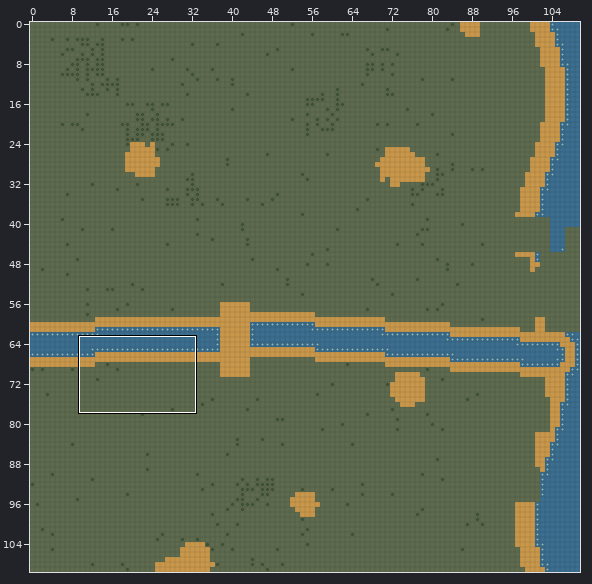
Two versions of a level (Tiled map (JSON), tools/tiled/fases/fase-10-cabedelo.tmj). Above, an overview of the earlier version with the close-up marked.
Close-up. Old version:
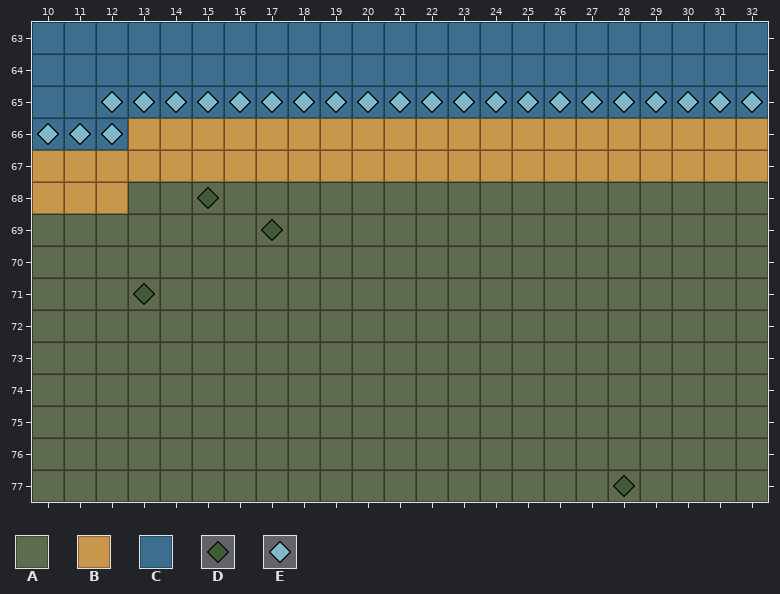
Cells are 32x32 px. Shown: x 10..32, y 63..77.
Key: from "paleta": A 0, B 2, C 3, D 7, E 8.
_ is an empty cell.
Layer "terreno" before, first column x 10:
63 CCCCCCCCCCCCCCCCCCCCCCC
64 CCCCCCCCCCCCCCCCCCCCCCC
65 CCCCCCCCCCCCCCCCCCCCCCC
66 CCCBBBBBBBBBBBBBBBBBBBB
67 BBBBBBBBBBBBBBBBBBBBBBB
68 BBBAAAAAAAAAAAAAAAAAAAA
69 AAAAAAAAAAAAAAAAAAAAAAA
70 AAAAAAAAAAAAAAAAAAAAAAA
71 AAAAAAAAAAAAAAAAAAAAAAA
72 AAAAAAAAAAAAAAAAAAAAAAA
73 AAAAAAAAAAAAAAAAAAAAAAA
74 AAAAAAAAAAAAAAAAAAAAAAA
75 AAAAAAAAAAAAAAAAAAAAAAA
76 AAAAAAAAAAAAAAAAAAAAAAA
77 AAAAAAAAAAAAAAAAAAAAAAA
Layer "recursos" before, first column x 10:
63 _______________________
64 _______________________
65 __EEEEEEEEEEEEEEEEEEEEE
66 EEE____________________
67 _______________________
68 _____D_________________
69 _______D_______________
70 _______________________
71 ___D___________________
72 _______________________
73 _______________________
74 _______________________
75 _______________________
76 _______________________
77 __________________D____
Once edited:
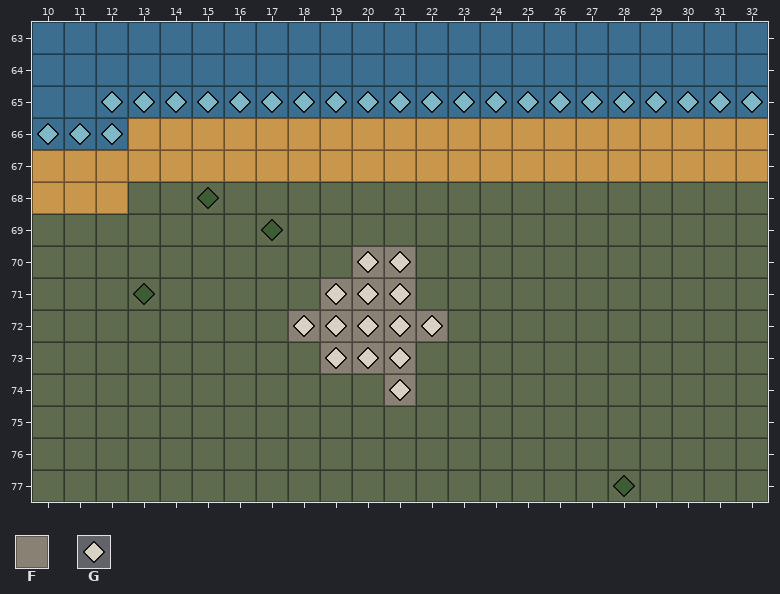
Further tiles: from "paleta": F 4, G 6.
Difference:
Changed rows in their new state; . is an unchanged cell.
Layer "terreno":
first column x 18:
70 ..FF.
71 .FFF.
72 FFFFF
73 .FFF.
74 ...F.
Layer "recursos":
first column x 18:
70 ..GG.
71 .GGG.
72 GGGGG
73 .GGG.
74 ...G.
Boxes around the changes in both close-ups, in picture pixels (x1, y1, x2, y2):
changed: (288, 246, 448, 406)
